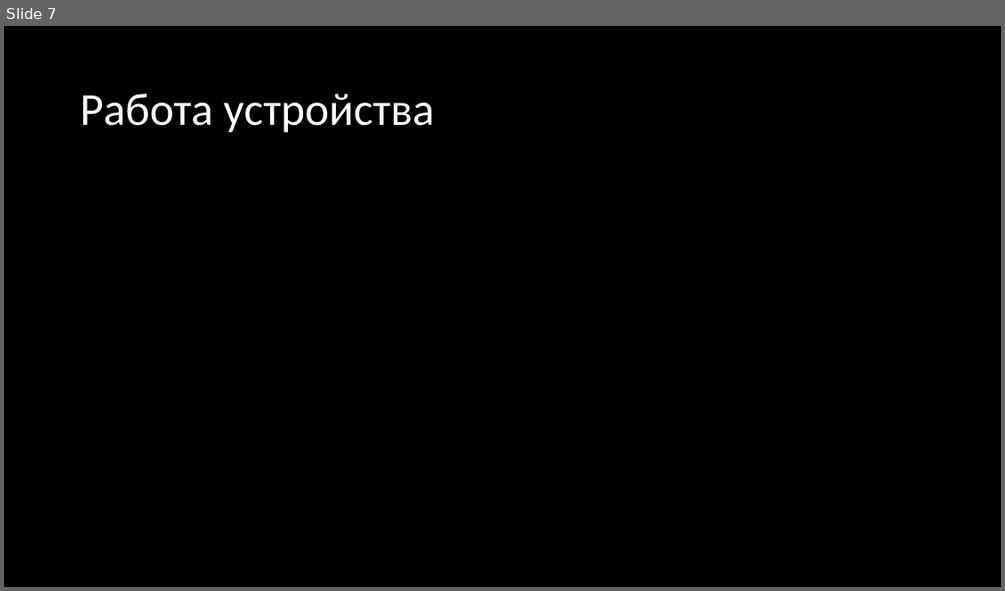
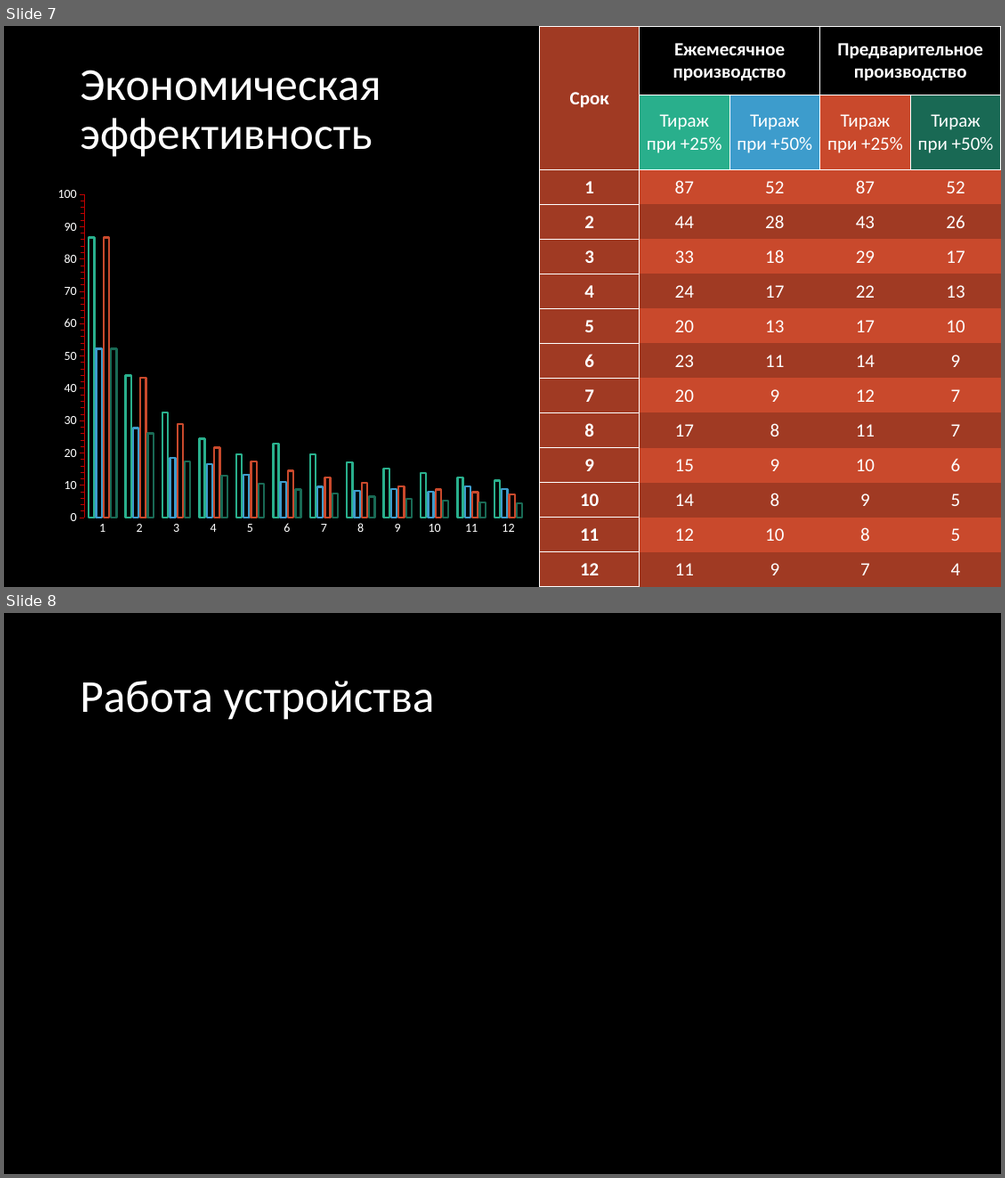
Before and after one commit to maxim5858mru/graduate-work-college-tiu, a slide deck: Text/Дипломная работа/Презентация.pptx. Shown one above the other, each under a label of ours: slide 7 before the commit, slides 7 and 8 after it. The pictures are 1005x591 and 1005x1178 pixels, drawn with LibreOffice and Linux fonts; fonts in the diff are those of the drawing. Boxes give left, top, right and bottom in pixels: in the first picture for what was removed or moved away, otherwise in the second. Text is boxed around its words. In the diff, an @@ line names an element or a change of style, - is before the commit and + after.

```diff
--- a/Text/Дипломная работа/Презентация.pptx
+++ b/Text/Дипломная работа/Презентация.pptx
@@ slide 7 added at (x1=4, y1=26, x2=1001, y2=587), background #000000 @@
@@ table added at (x1=540, y1=26, x2=1001, y2=587), 14 rows, 5 columns @@
+Срок | Ежемесячное производство |  | Предварительное производство | 
+ | Тираж при +25% | Тираж при +50% | Тираж при +25% | Тираж при +50%
+1 | 87 | 52 | 87 | 52
+2 | 44 | 28 | 43 | 26
+3 | 33 | 18 | 29 | 17
+4 | 24 | 17 | 22 | 13
+5 | 20 | 13 | 17 | 10
+6 | 23 | 11 | 14 | 9
+7 | 20 | 9 | 12 | 7
+8 | 17 | 8 | 11 | 7
+9 | 15 | 9 | 10 | 6
+10 | 14 | 8 | 9 | 5
+11 | 12 | 10 | 8 | 5
+12 | 11 | 9 | 7 | 4
@@ title added at (x1=80, y1=70, x2=380, y2=157), 44 pt, text #FFFFFF @@
+Экономическая
+эффективность
@@ column chart added at (x1=38, y1=171, x2=540, y2=557) @@
+categories: 1, 2, 3, 4, 5, 6, 7, 8, 9, 10, 11, 12
+Series 1: 87, 44, 33, 24, 20, 23, 20, 17, 15, 14, 12, 11
+Series 2: 52, 28, 18, 17, 13, 11, 9, 8, 9, 8, 10, 9
+Series 3: 87, 43, 29, 22, 17, 14, 12, 11, 10, 9, 8, 7
+Series 4: 52, 26, 17, 13, 10, 9, 7, 7, 6, 5, 5, 4
@@ what was slide 7 is now slide 8 @@
```
Also in this commit, not shown: 7 slides changed, 2 other files.
